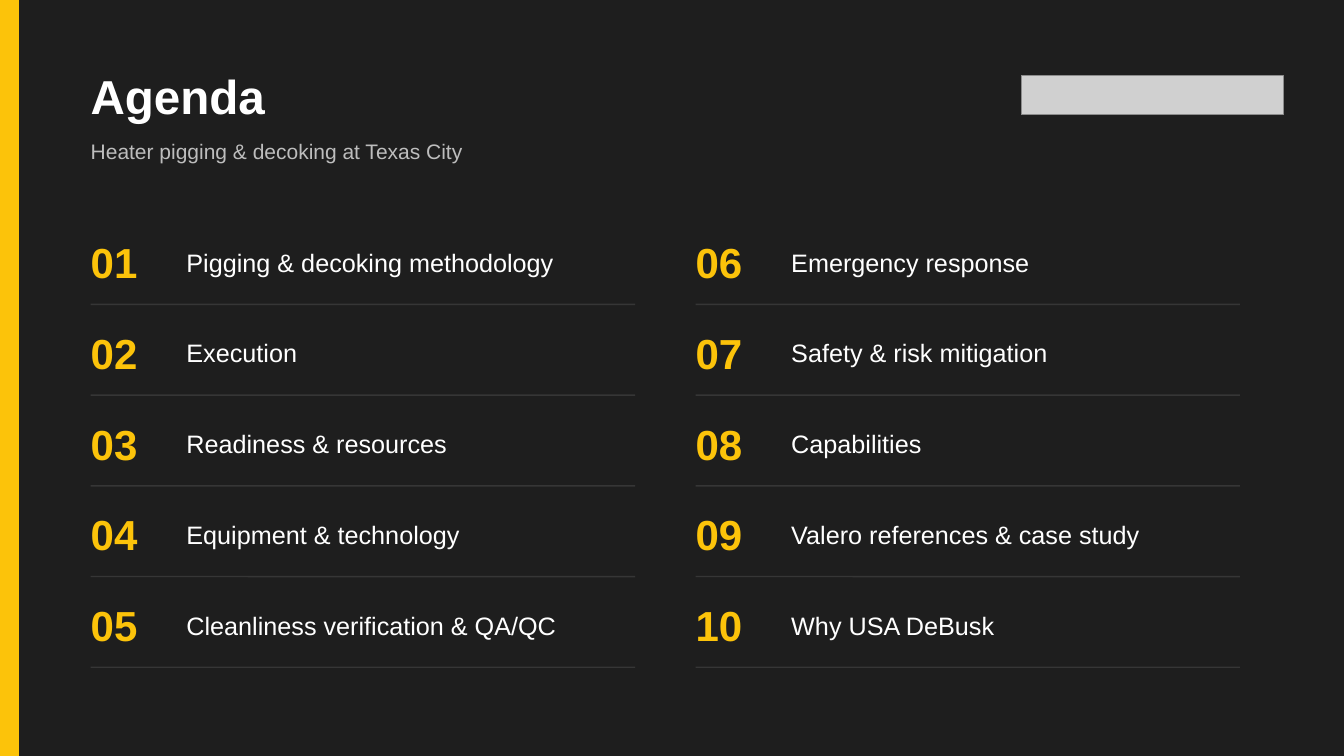
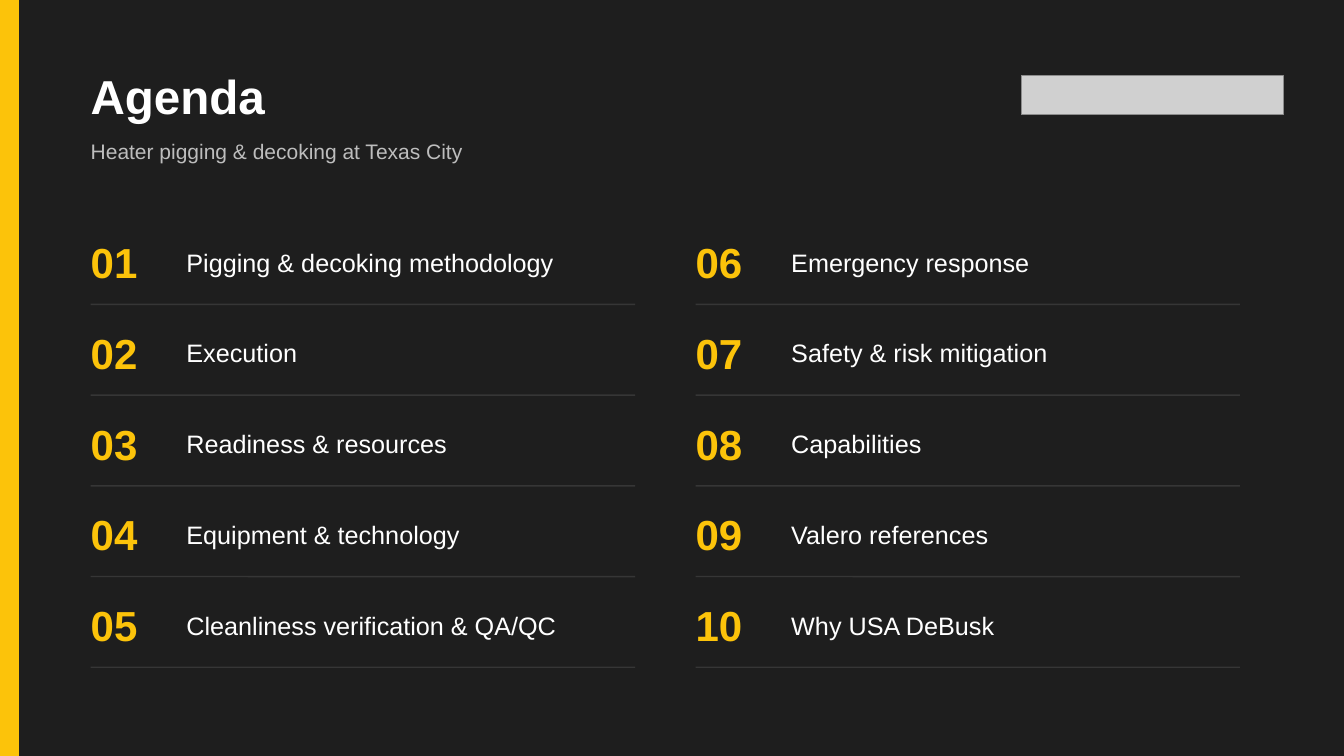
Before and after one commit to TheSkinz/obsidian-work, a slide deck: slide 2 of 02-facilities/Valero/Texas-City-TX/pigging-capabilities-presentation/Valero_TXC_Pigging_Capabilities.pptx. Drawn at 1344x756 pixels with LibreOffice and Linux fonts; fonts in the diff are those of the drawing; grey boxes stand for pictures. Boxes give left, top, right and bottom in pixels: in the first picture for what was removed or moved away, otherwise in the second. Text is boxed around its words. In the diff, an @@ line names an element or a change of style, - is before the commit and + after.

```diff
--- a/02-facilities/Valero/Texas-City-TX/pigging-capabilities-presentation/Valero_TXC_Pigging_Capabilities.pptx
+++ b/02-facilities/Valero/Texas-City-TX/pigging-capabilities-presentation/Valero_TXC_Pigging_Capabilities.pptx
@@ text at (x1=791, y1=525, x2=988, y2=545): text changed @@
-Valero references & case study
+Valero references
```
Also in this commit, not shown: 2 other slides changed, 1 slide removed, 3 other files.
